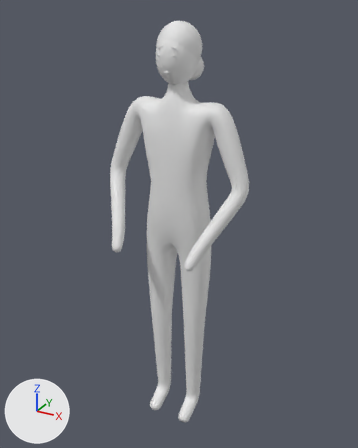
What one commit did to the FBX model Assets/HuaShang/Resources/HuaShang/Art/Characters/SK_hongFu.fbx.
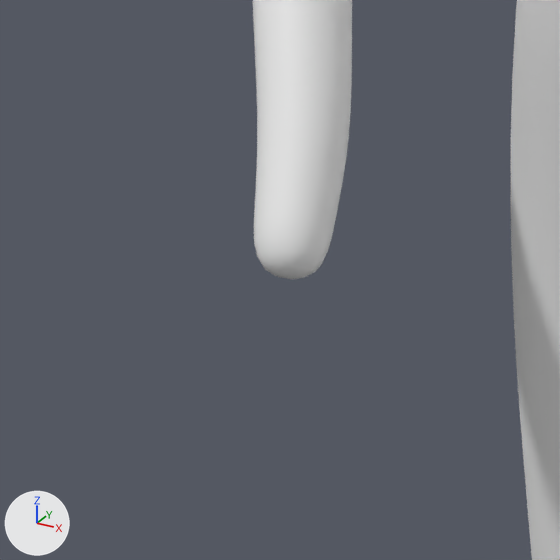
The first picture shows the older version from a camera (50 mm lens) standing at (0.873, -1.585, 1.73) and looking at (0.002, -0.001, 0.938). The close-ups show the older and then the newer version on the part from 22% to 43% of the width and 48% to 65% of the height of that picture. Only the edits that show in the close-ups are written down. Arrows for +X, +Y and +Z are at lower left; the lights stay in place. Where no turn or scale is listed for an object, it has been applied to the vertices.

Names of what the first close-up shows: 'Body'.
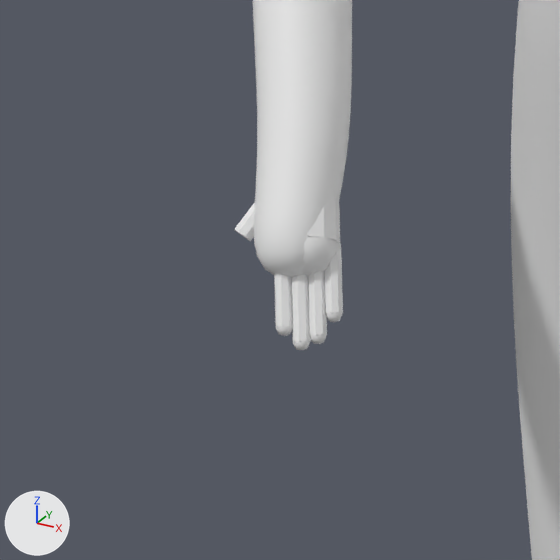
What changed in the scene script:
```text
Add ob_fingertip_004:
    ob_fingertip_004 = bpy.data.objects.new('FingerTip.004', me_fingertip_004)  # a UV sphere (8 segments, 4 rings, poles along z) spanning x -0.15035..-0.14075, y -0.23447..-0.22487, z 0.84552..0.85512; in mat_m_skin (white #e7e7e7)
    ob_fingertip_004.location = (0.0, 0.0, 0.0)
Add ob_finger_005:
    ob_finger_005 = bpy.data.objects.new('Finger.005', me_finger_005)  # 16 vertices, 10 faces; spans x -0.1556..-0.1317, y -0.2327..-0.2017, z 0.841..0.888; in mat_m_skin (white #e7e7e7)
    ob_finger_005.location = (0.0, 0.0, 0.0)
Add ob_thumb_001:
    ob_thumb_001 = bpy.data.objects.new('Thumb.001', me_thumb_001)  # 16 vertices, 10 faces; spans x -0.1859..-0.1655, y -0.2186..-0.1866, z 0.8843..0.9152; in mat_m_skin (white #e7e7e7)
    ob_thumb_001.location = (0.0, 0.0, 0.0)
Add ob_fingertip_005:
    ob_fingertip_005 = bpy.data.objects.new('FingerTip.005', me_fingertip_005)  # a UV sphere (8 segments, 4 rings, poles along z) spanning x -0.14084..-0.13124, y -0.2334..-0.2238, z 0.83883..0.84843; in mat_m_skin (white #e7e7e7)
    ob_fingertip_005.location = (0.0, 0.0, 0.0)
Add ob_fingertip_006:
    ob_fingertip_006 = bpy.data.objects.new('FingerTip.006', me_fingertip_006)  # a UV sphere (8 segments, 4 rings, poles along z) spanning x -0.13468..-0.12508, y -0.22732..-0.21772, z 0.84134..0.85094; in mat_m_skin (white #e7e7e7)
    ob_fingertip_006.location = (0.0, 0.0, 0.0)
Add ob_finger_004:
    ob_finger_004 = bpy.data.objects.new('Finger.004', me_finger_004)  # 16 vertices, 10 faces; spans x -0.1627..-0.1412, y -0.2337..-0.2064, z 0.8477..0.888; in mat_m_skin (white #e7e7e7)
    ob_finger_004.location = (0.0, 0.0, 0.0)
Add ob_palmcap_001:
    ob_palmcap_001 = bpy.data.objects.new('PalmCap.001', me_palmcap_001)  # a UV sphere (10 segments, 6 rings, poles along z) spanning x -0.1639..-0.1315, y -0.2204..-0.1864, z 0.8684..0.9024; in mat_m_skin (white #e7e7e7)
    ob_palmcap_001.location = (0.0, 0.0, 0.0)
Add ob_finger_006:
    ob_finger_006 = bpy.data.objects.new('Finger.006', me_finger_006)  # 16 vertices, 10 faces; spans x -0.1485..-0.1255, y -0.2266..-0.197, z 0.8436..0.888; in mat_m_skin (white #e7e7e7)
    ob_finger_006.location = (0.0, 0.0, 0.0)
Add ob_finger_007:
    ob_finger_007 = bpy.data.objects.new('Finger.007', me_finger_007)  # 16 vertices, 10 faces; spans x -0.1415..-0.1218, y -0.2169..-0.1923, z 0.8528..0.888; in mat_m_skin (white #e7e7e7)
    ob_finger_007.location = (0.0, 0.0, 0.0)
Add ob_palm_001:
    ob_palm_001 = bpy.data.objects.new('Palm.001', me_palm_001)  # 24 vertices, 14 faces; spans x -0.1839..-0.1319, y -0.2171..-0.1591, z 0.8741..0.9376; in mat_m_skin (white #e7e7e7)
    ob_palm_001.location = (0.0, 0.0, 0.0)
Add ob_fingertip_007:
    ob_fingertip_007 = bpy.data.objects.new('FingerTip.007', me_fingertip_007)  # a UV sphere (8 segments, 4 rings, poles along z) spanning x -0.13095..-0.12135, y -0.21758..-0.20798, z 0.85053..0.86013; in mat_m_skin (white #e7e7e7)
    ob_fingertip_007.location = (0.0, 0.0, 0.0)
```

Pixel boxes (x1, y1, x2, y2) of what changed, in the close-ups (560 x 560 px):
'Finger.005', added: after (292, 274, 311, 342)
'Finger.006', added: after (308, 271, 327, 335)
'PalmCap.001', added: after (302, 236, 339, 276)
'Finger.007', added: after (324, 243, 343, 313)
'Palm.001', added: after (307, 195, 340, 243)
'Finger.004', added: after (274, 274, 293, 327)
'Thumb.001', added: after (234, 202, 255, 241)
'FingerTip.004', added: after (276, 323, 293, 336)
'FingerTip.006', added: after (310, 332, 327, 344)
'FingerTip.007', added: after (326, 310, 343, 322)
'FingerTip.005', added: after (293, 338, 310, 350)
